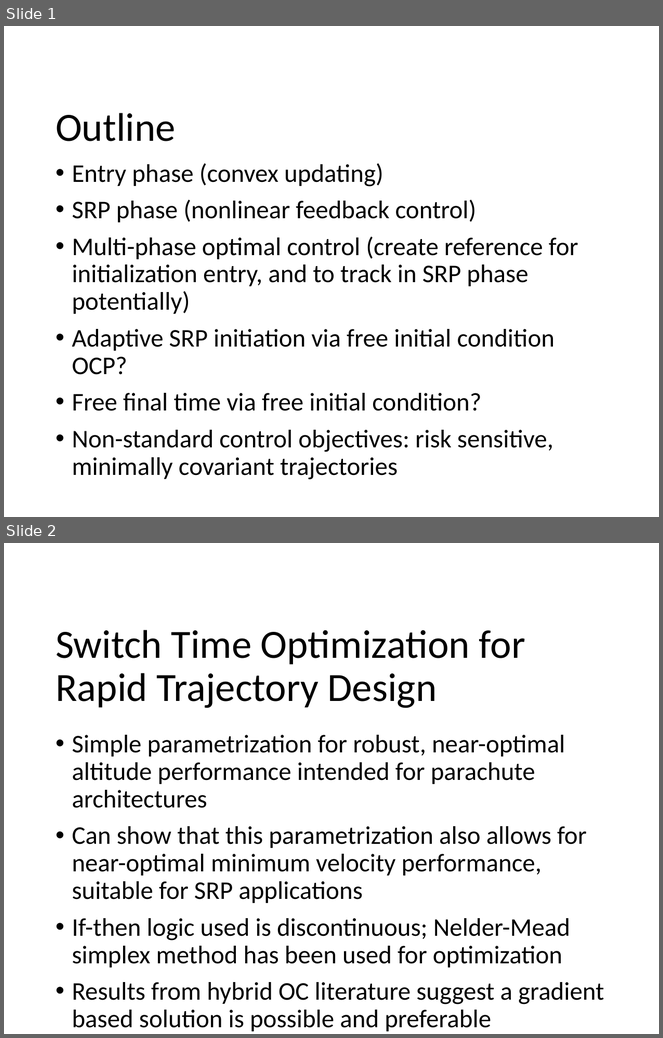
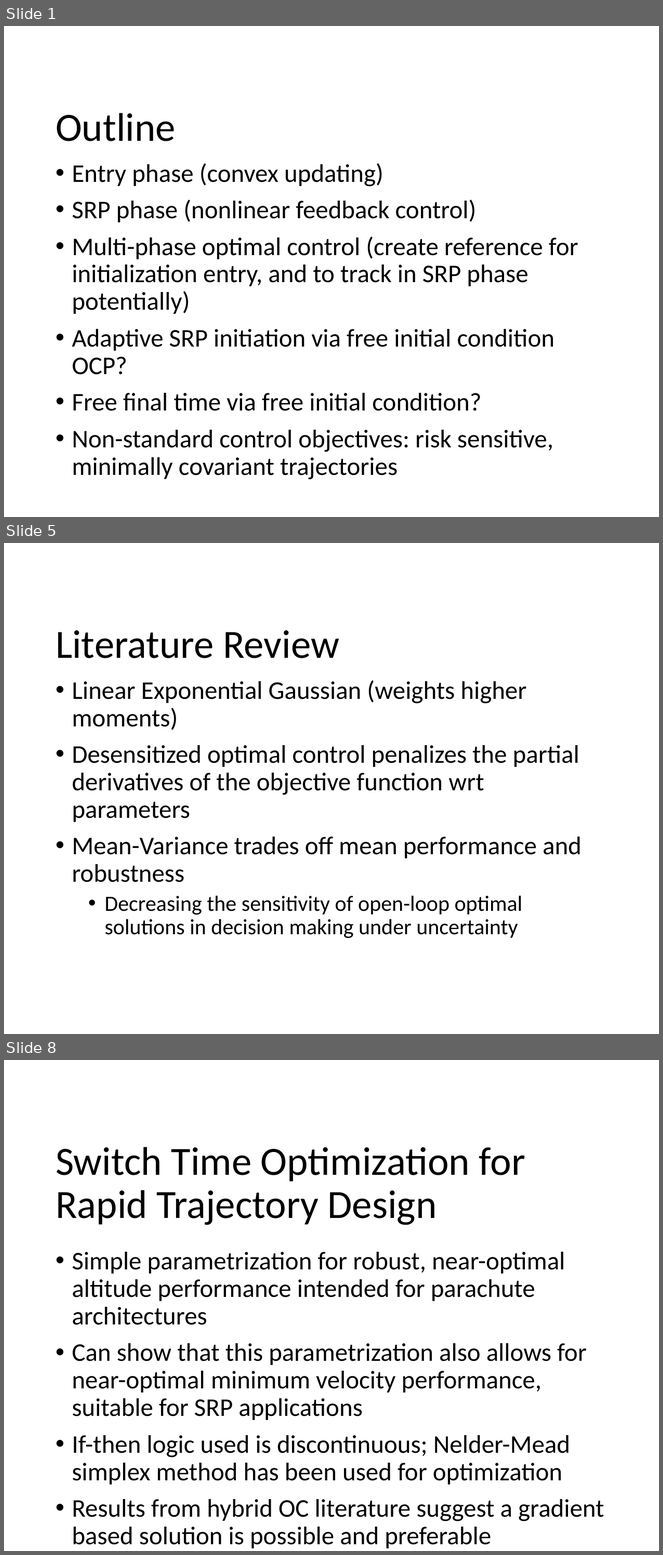
Before and after one commit to CDNoyes/EDL-Py, a slide deck: Documents/Qual Exam.pptx. Shown one above the other, each under a label of ours: slides 1 and 2 before the commit, slides 1, 5 and 8 after it; the slides between them are not shown. The pictures are 663x1038 and 663x1555 pixels, drawn with LibreOffice and Linux fonts; fonts in the diff are those of the drawing; background and template pictures are left out. Boxes give left, top, right and bottom in pixels: in the first picture for what was removed or moved away, otherwise in the second. Text is boxed around its words. In the diff, an @@ line names an element or a change of style, - is before the commit and + after.

```diff
--- a/Documents/Qual Exam.pptx
+++ b/Documents/Qual Exam.pptx
@@ slide 5 added at (4, 543, 659, 1034), background #FFFFFF @@
@@ title added at (55, 630, 339, 658), 44 pt, text #000000 @@
+Literature Review
@@ text added at (72, 680, 582, 939), 28 pt, text #000000 @@
+• Linear Exponential Gaussian (weights higher moments)
+• Desensitized optimal control penalizes the partial derivatives of the objective function wrt parameters
+• Mean-Variance trades off mean performance and robustness
+  • Decreasing the sensitivity of open-loop optimal solutions in decision making under uncertainty
@@ what was slide 2 is now slide 8 @@
```
Also in this commit, not shown: 1 slide changed, 5 other slides added, 3 other files.
